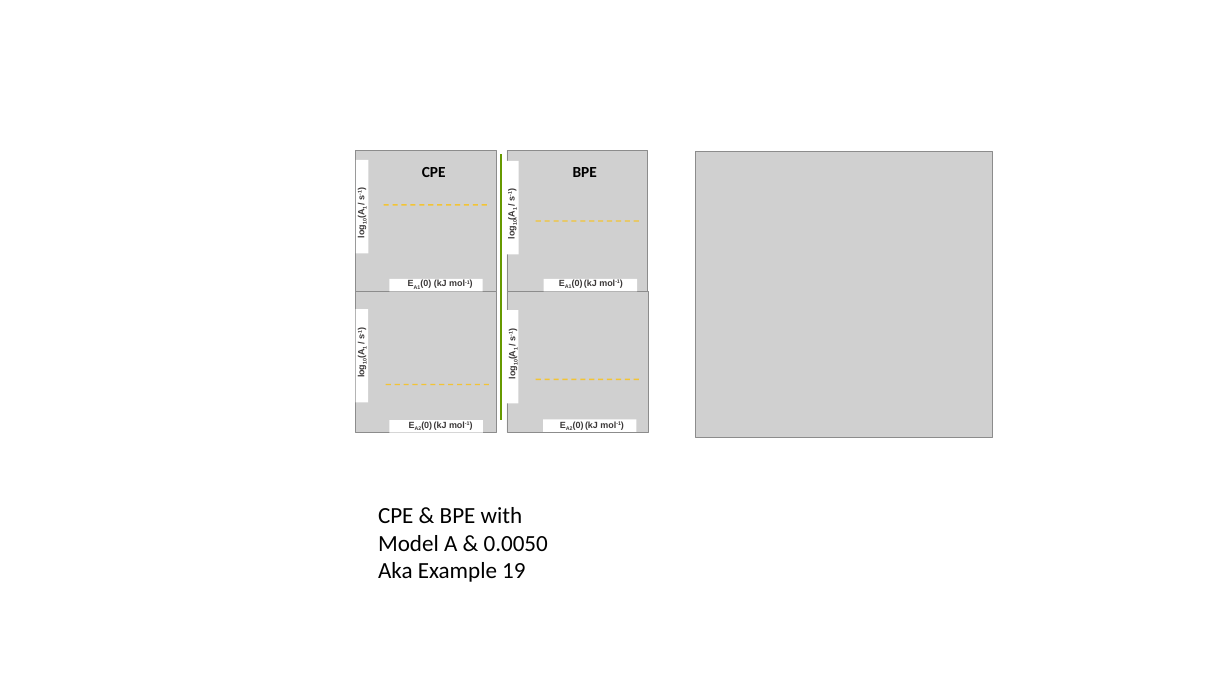
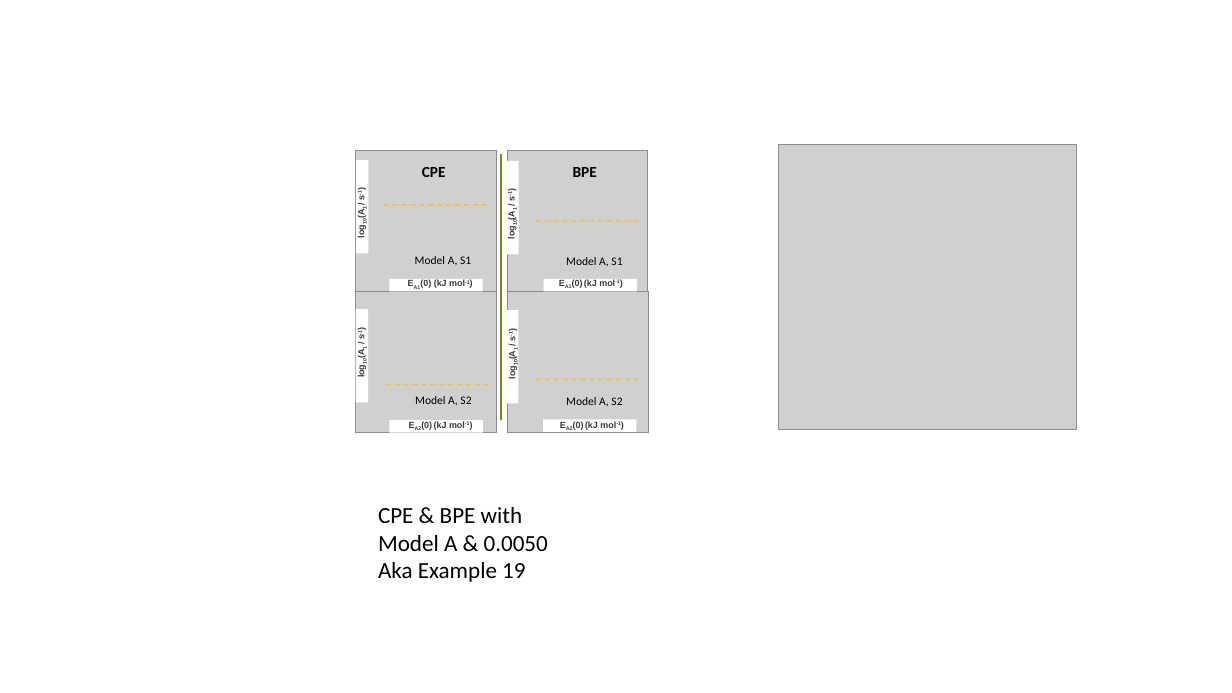
Before and after one commit to AdityaSavara/PEUQSE, a slide deck: slide 2 of Examples/Example19/0-ConsolidatedResultsExample19toExample21_optimized_map_mcmc_images.pptx. Drawn at 1232x693 pixels with LibreOffice and Linux fonts; fonts in the diff are those of the drawing; grey boxes stand for pictures. Boxes give left, top, right and bottom in pixels: in the first picture for what was removed or moved away, otherwise in the second. Text is boxed around its words. In the diff, an @@ line names an element or a change of style, - is before the commit and + after.

```diff
--- a/Examples/Example19/0-ConsolidatedResultsExample19toExample21_optimized_map_mcmc_images.pptx
+++ b/Examples/Example19/0-ConsolidatedResultsExample19toExample21_optimized_map_mcmc_images.pptx
@@ picture: place and size @@
-picture at box(696, 152, 994, 437)
+picture at box(779, 144, 1077, 430)
@@ text added at box(415, 256, 471, 265), 9 pt, text #000000 @@
+Model A, S1
@@ text added at box(566, 257, 622, 266), 9 pt, text #000000 @@
+Model A, S1
@@ text added at box(415, 396, 471, 405), 9 pt, text #000000 @@
+Model A, S2
@@ text added at box(566, 397, 622, 406), 9 pt, text #000000 @@
+Model A, S2
```
Also in this commit, not shown: 5 other slides changed, 24 other files.
